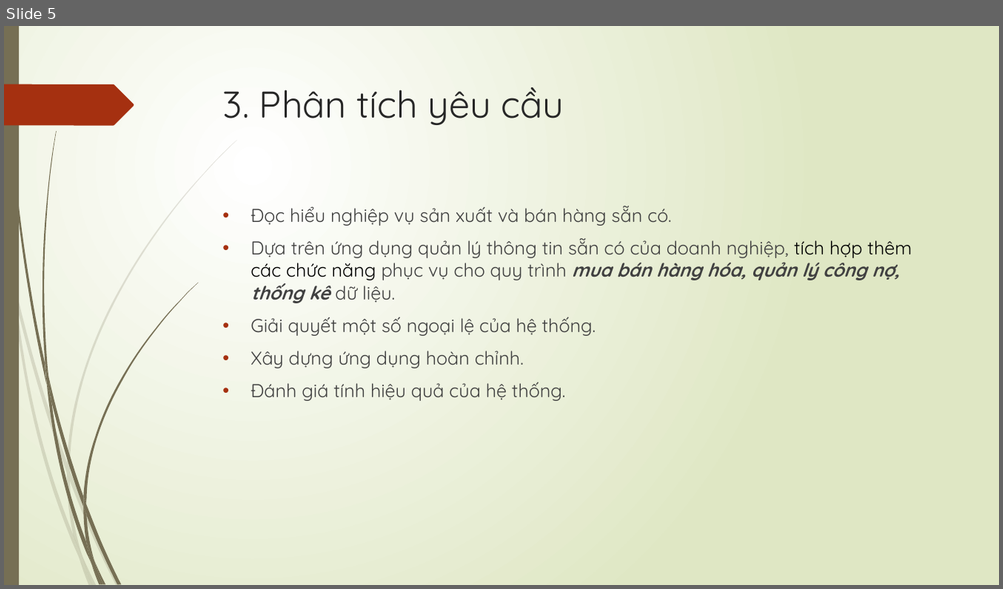
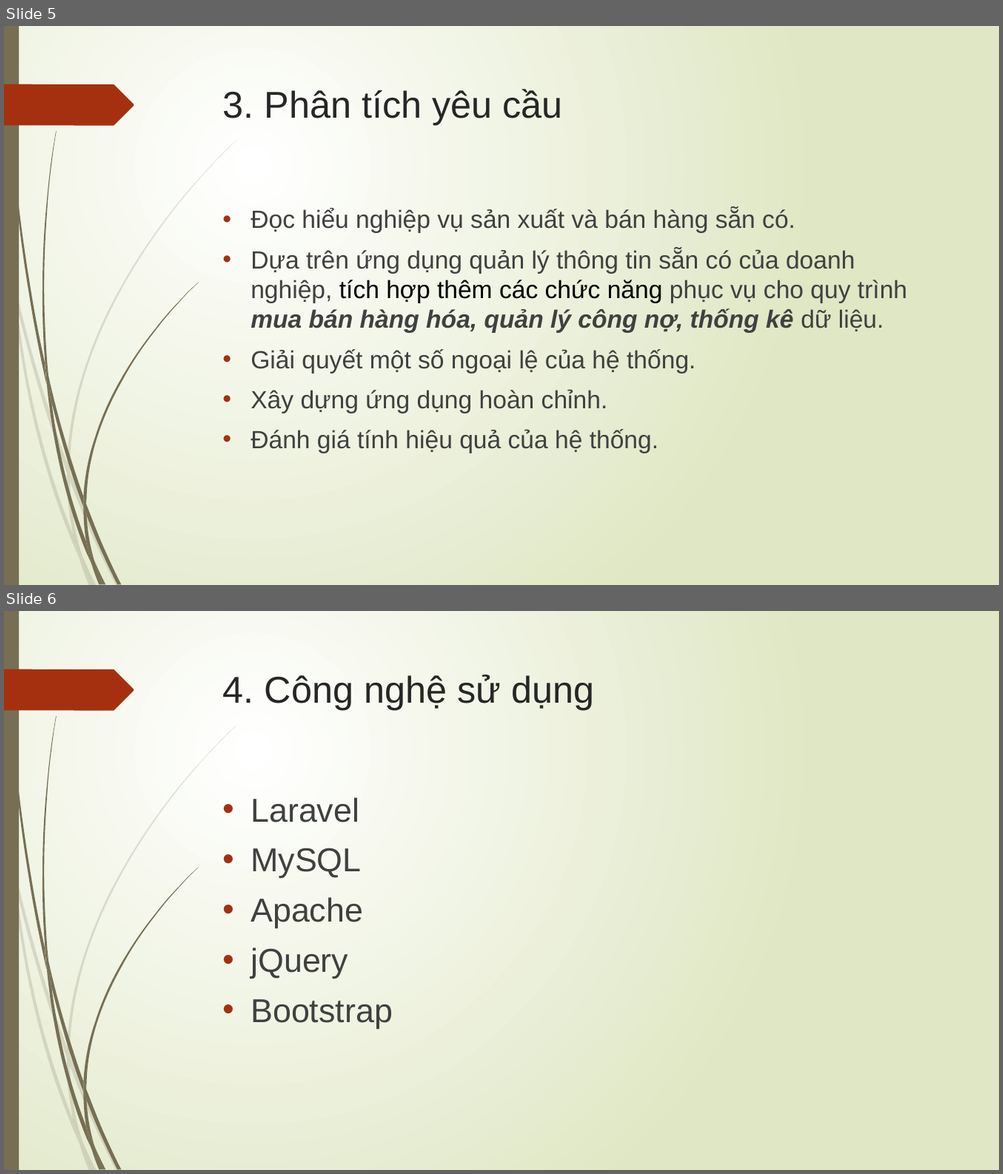
Before and after one commit to doanlecong/LVTN, a slide deck: docs/slide trình cô - bản 1.pptx. Shown one above the other, each under a label of ours: slide 5 before the commit, slides 5 and 6 after it. The pictures are 1003x589 and 1003x1174 pixels, drawn with LibreOffice and Linux fonts; fonts in the diff are those of the drawing. Boxes give left, top, right and bottom in pixels: in the first picture for what was removed or moved away, otherwise in the second. Text is boxed around its words. In the diff, an @@ line names an element or a change of style, - is before the commit and + after.

```diff
--- a/docs/slide trình cô - bản 1.pptx
+++ b/docs/slide trình cô - bản 1.pptx
@@ slide 6 added at bbox=[4, 611, 999, 1170], background gradient #FFFFFF to #DFE8C4; not listed: 24 template elements that a slide beside it also shows @@
@@ title added at bbox=[223, 675, 594, 710], 36 pt, text #262626 @@
+4. Công nghệ sử dụng
@@ text added at bbox=[250, 797, 392, 1029], 32 pt, text #404040 @@
+• Laravel
+• MySQL
+• Apache
+• jQuery
+• Bootstrap
@@ slide 5 changed as well @@
@@ title "3. Phân tích yêu cầu" at bbox=[223, 89, 563, 125]: font Quicksand to Arial @@
@@ text "Đọc hiểu nghiệp vụ sản ..." at bbox=[250, 208, 907, 454]: size 18 to 24 pt, font Quicksand to Arial @@
```
Also in this commit, not shown: 8 other slides changed, 2 other slides added, 1 slide removed.
